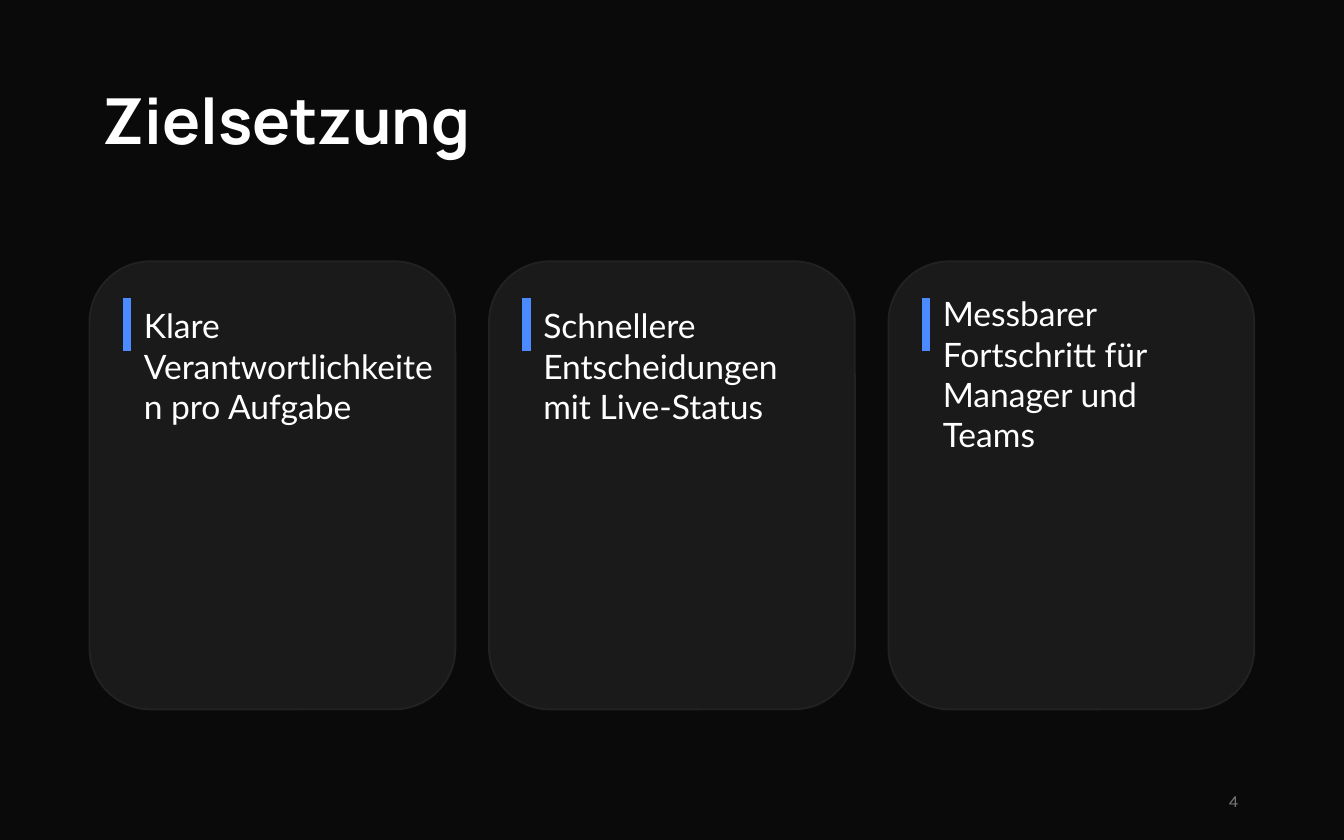
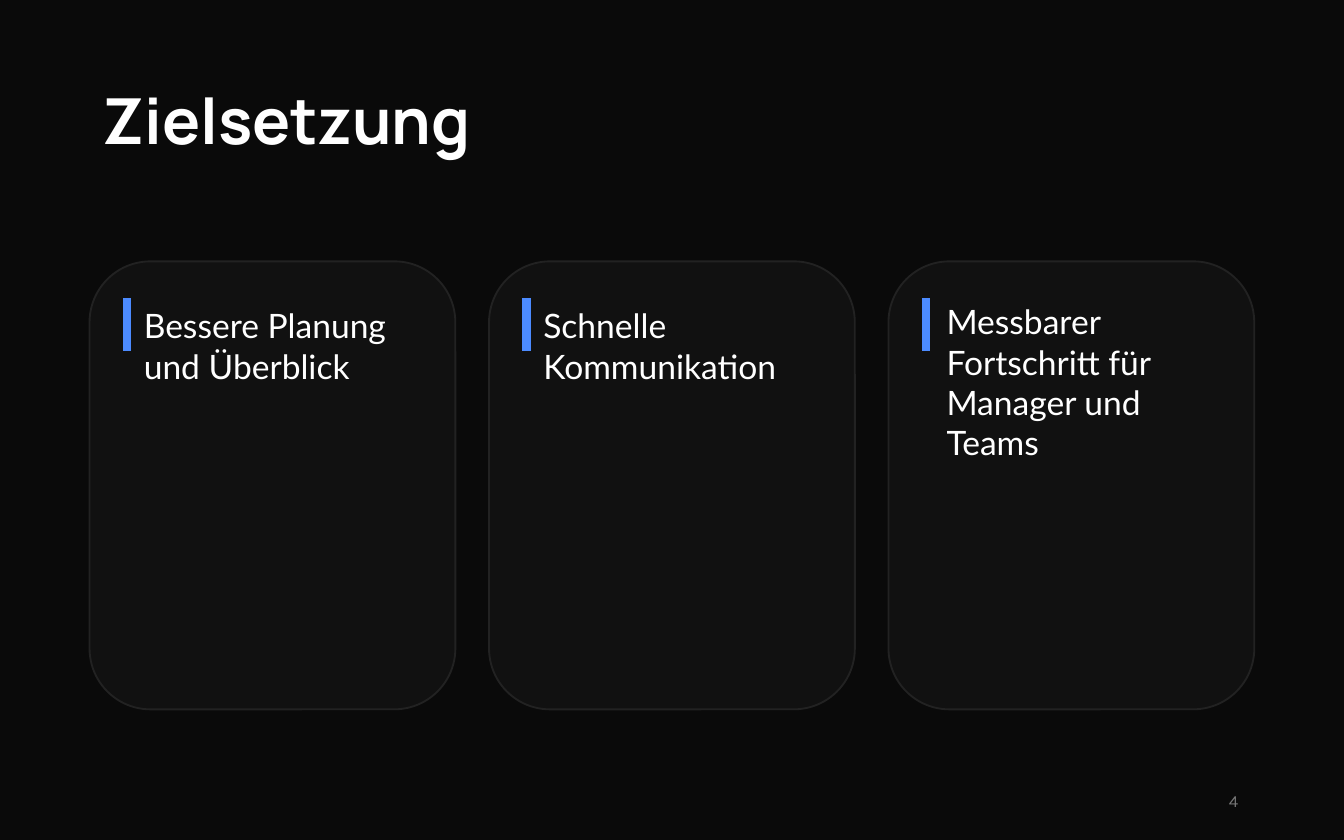
Before and after one commit to Moe-Hammad/ManagementApp, a slide deck: slide 4 of frontend/Mage.pptx. Drawn at 1344x840 pixels with LibreOffice and Linux fonts; fonts in the diff are those of the drawing. Boxes give left, top, right and bottom in pixels: in the first picture for what was removed or moved away, otherwise in the second. Text is boxed around its words. In the diff, an @@ line names an element or a change of style, - is before the commit and + after.

```diff
--- a/frontend/Mage.pptx
+++ b/frontend/Mage.pptx
@@ fill #1A1A1A to #111111 in 3 elements at box(90, 261, 456, 708), box(489, 261, 855, 708), box(888, 261, 1254, 708) @@
@@ text "Messbarer Fortschritt für Manager und ...": place and size @@
-text "Messbarer Fortschritt für Manager und ..." at box(943, 301, 1148, 448)
+text "Messbarer Fortschritt für Manager und ..." at box(947, 309, 1151, 456)
@@ text at box(144, 313, 386, 380): text changed @@
-Klare Verantwortlichkeiten pro Aufgabe
+Bessere Planung und Überblick
@@ text at box(543, 313, 776, 380): text changed @@
-Schnellere Entscheidungen mit Live-Status
+Schnelle Kommunikation
```
Also in this commit, not shown: 3 other slides changed, 7 other files.
